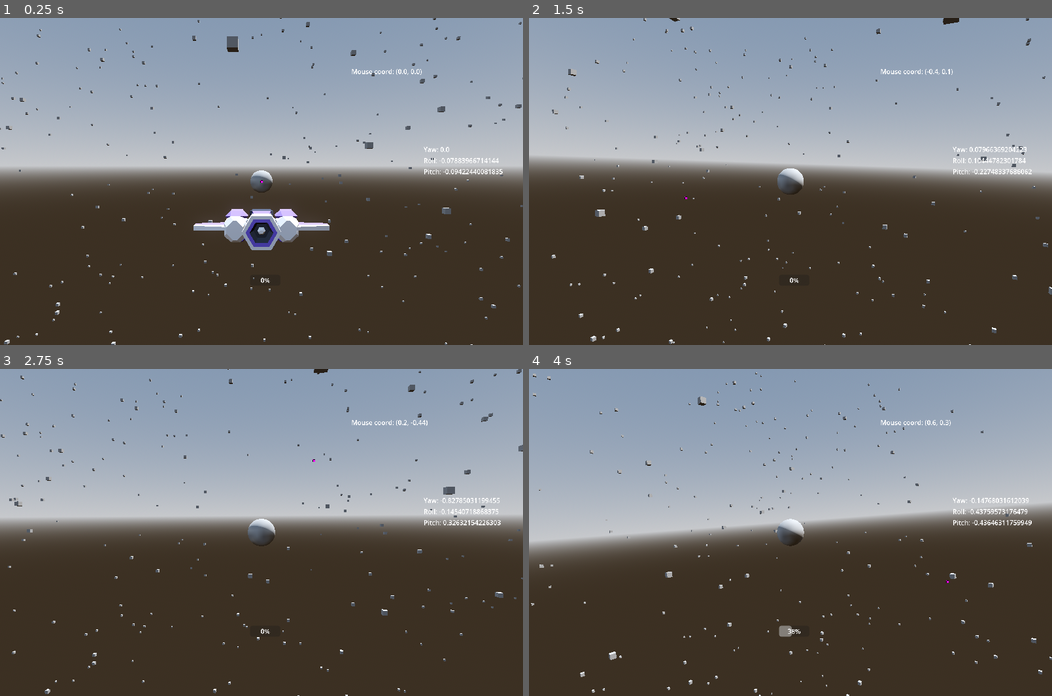
Above: before the commit, frames 1-4 (two rows, left to right).
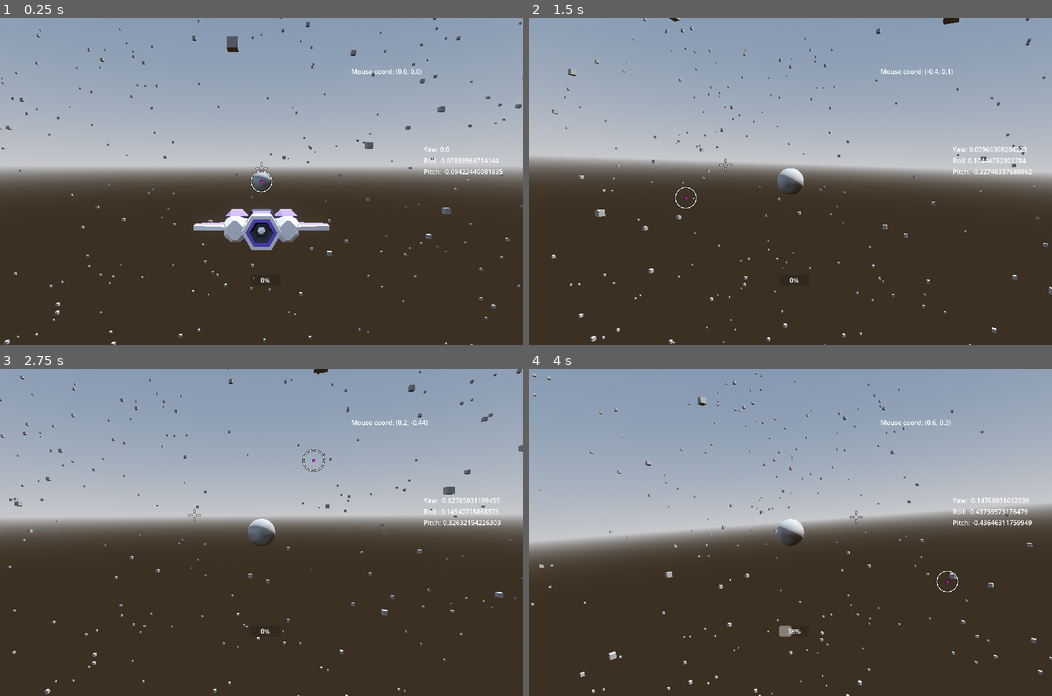
Above: after the commit, the same moments.

Repository: cgorto/space-ships
Game: Godot game, scene res://scenes/test_scene.tscn
Same seed, same stepped clock (60 frames per second), same inputs: the game is played once before the commit and once after it.
Inputs (mouse positions are in pixels of both pictures, inside the frame that each line leads up to):
- Up to frame 1 (0.25 s): no input
- Up to frame 2 (1.5 s): move the mouse to (905, 165) at 0.52 s; hold D (move_right) 0.53-1.28 s; move the mouse to (685, 197) at 1.27 s; hold S (move_backward) from 1.28 s (still down)
- Up to frame 3 (2.75 s): move the mouse to (313, 460) at 2.02 s; release S (move_backward) at 2.03 s; hold D (move_right) from 2.03 s (still down)
- Up to frame 4 (4 s): move the mouse to (764, 597) at 2.77 s; release D (move_right) at 2.78 s; hold W (move_forward) 2.78-3.53 s; move the mouse to (947, 581) at 3.52 s; hold A (move_left) from 3.53 s (still down)

The runs differ from the first frame. In frame 1, less than 0.1% of the frame differs, in the area x 47-53%, y 44-54%; in frame 2, less than 0.1%; in frame 3, less than 0.1%, in the area x 36-63%, y 24-47%; in frame 4, less than 0.1%.

Commit message:
it mostly works??

Diff:
--- a/scenes/game_object/ship/ship.tscn
+++ b/scenes/game_object/ship/ship.tscn
@@ -1,9 +1,10 @@
-[gd_scene load_steps=9 format=3 uid="uid://c8ps4kffu7ucb"]
+[gd_scene load_steps=10 format=3 uid="uid://c8ps4kffu7ucb"]
 
 [ext_resource type="ArrayMesh" uid="uid://fsyy7f8h42iq" path="res://assets/player_ship.obj" id="1_h3ck2"]
 [ext_resource type="Script" path="res://scenes/game_object/ship/ship.gd" id="1_i8rlt"]
 [ext_resource type="Script" path="res://scenes/game_object/ship/ship_input.gd" id="3_44wn0"]
 [ext_resource type="Script" path="res://scenes/game_object/ship/ship_physics.gd" id="3_fcr5x"]
+[ext_resource type="Texture2D" uid="uid://26yo4d5if34g" path="res://assets/Crosshair.png" id="3_mosj5"]
 
 [sub_resource type="SphereMesh" id="SphereMesh_3sdwg"]
 radius = 5.0
@@ -51,6 +52,12 @@
 mesh = SubResource("SphereMesh_3sdwg")
 script = SubResource("GDScript_n80v5")
 
+[node name="Sprite3D" type="Sprite3D" parent="Visual"]
+transform = Transform3D(0.165, 0, 0, 0, 0.165, 0, 0, 0, 0.165, 0, 0, -1000)
+billboard = 1
+fixed_size = true
+texture = ExtResource("3_mosj5")
+
 [node name="CollisionShape3D" type="CollisionShape3D" parent="."]
 transform = Transform3D(1, 0, 0, 0, -4.37114e-08, -1, 0, 1, -4.37114e-08, 0, 0, -0.634606)
 shape = SubResource("CapsuleShape3D_1ua5q")
--- a/scenes/game_object/ship_camera/camera_rig.tscn
+++ b/scenes/game_object/ship_camera/camera_rig.tscn
@@ -1,6 +1,8 @@
-[gd_scene load_steps=2 format=3 uid="uid://diw52h5jif8v2"]
+[gd_scene load_steps=4 format=3 uid="uid://diw52h5jif8v2"]
 
 [ext_resource type="Script" path="res://scenes/game_object/ship_camera/camera_rig.gd" id="1_shvuj"]
+[ext_resource type="Texture2D" uid="uid://b66y3vyxcj7jd" path="res://assets/MouseCrosshair.png" id="2_lea66"]
+[ext_resource type="Script" path="res://scenes/game_object/ship_camera/crosshair.gd" id="3_dvs8i"]
 
 [node name="CameraRig" type="Node3D"]
 script = ExtResource("1_shvuj")
@@ -17,3 +19,9 @@
 far = 10000.0
 
 [node name="RayCast3D" type="RayCast3D" parent="LookAheadRig/MainCamera/Camera3D"]
+
+[node name="Crosshair" type="CanvasLayer" parent="."]
+
+[node name="Sprite2D" type="Sprite2D" parent="Crosshair"]
+texture = ExtResource("2_lea66")
+script = ExtResource("3_dvs8i")
--- /dev/null
+++ b/scenes/game_object/ship_camera/crosshair.gd
@@ -0,0 +1,4 @@
+extends Sprite2D
+
+func _process(delta: float) -> void:
+	position = get_viewport().get_mouse_position()
Binary file added: assets/MouseCrosshair.png
Not shown, added: assets/MouseCrosshair.png.import
